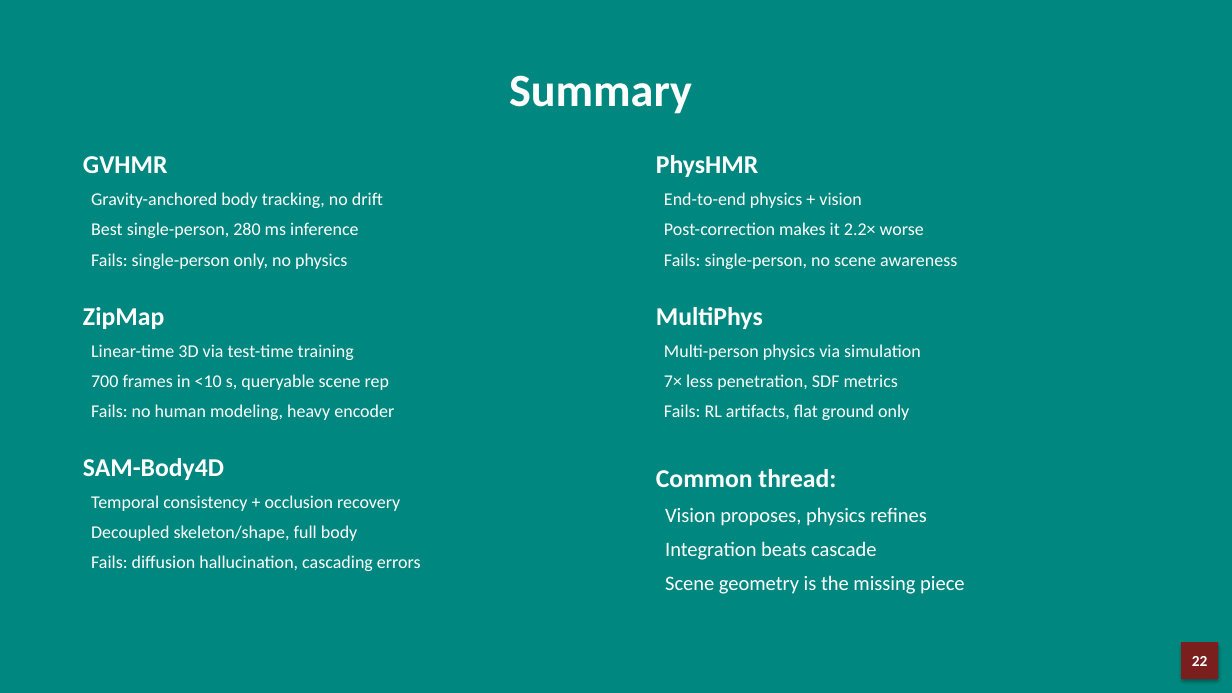
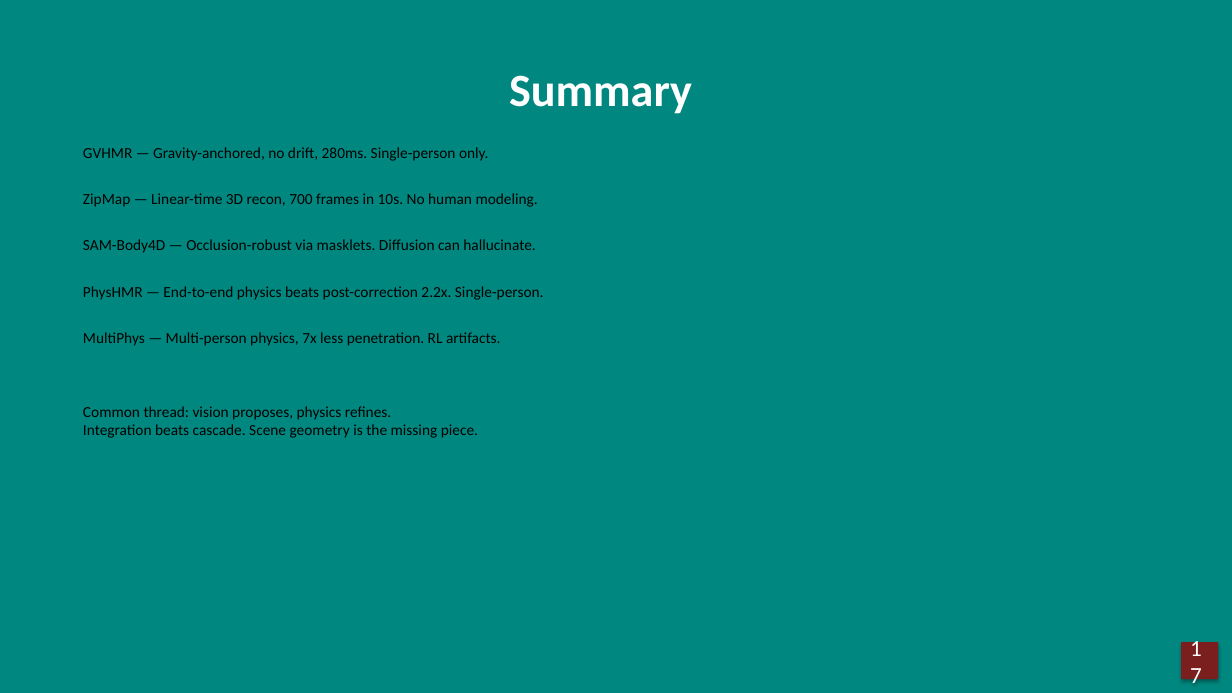
Before and after one commit to JCNTH/Pact3D, a slide deck: slide 17 of Paper_DeepDives.pptx (slide 22 before the commit). Drawn at 1232x693 pixels with LibreOffice and Linux fonts; fonts in the diff are those of the drawing. Boxes give left, top, right and bottom in pixels: in the first picture for what was removed or moved away, otherwise in the second. Text is boxed around its words. In the diff, an @@ line names an element or a change of style, - is before the commit and + after.

```diff
--- a/Paper_DeepDives.pptx
+++ b/Paper_DeepDives.pptx
@@ text at <box>83,147,544,438</box>: text changed; size 14 to 12 pt; text colour #FFFFFF to #000000 @@
-GVHMR
-Gravity-anchored body tracking, no drift
-Best single-person, 280 ms inference
-Fails: single-person only, no physics
-ZipMap
-Linear-time 3D via test-time training
-700 frames in <10 s, queryable scene rep
-Fails: no human modeling, heavy encoder
-SAM-Body4D
-Temporal consistency + occlusion recovery
-Decoupled skeleton/shape, full body
-Fails: diffusion hallucination, cascading errors
+GVHMR — Gravity-anchored, no drift, 280ms. Single-person only.
+ZipMap — Linear-time 3D recon, 700 frames in 10s. No human modeling.
+SAM-Body4D — Occlusion-robust via masklets. Diffusion can hallucinate.
+PhysHMR — End-to-end physics beats post-correction 2.2x. Single-person.
+MultiPhys — Multi-person physics, 7x less penetration. RL artifacts.
+Common thread: vision proposes, physics refines.
+Integration beats cascade. Scene geometry is the missing piece.
@@ text removed at <box>656,155,964,594</box> @@
-PhysHMR
-End-to-end physics + vision
-Post-correction makes it 2.2× worse
-Fails: single-person, no scene awareness
-MultiPhys
-Multi-person physics via simulation
-7× less penetration, SDF metrics
-Fails: RL artifacts, flat ground only
-Common thread:
-Vision proposes, physics refines
-Integration beats cascade
-Scene geometry is the missing piece
@@ text in rectangle at <box>1192,656,1208,666</box>: text changed; size 12 to 18 pt; bold off @@
-22
+17
```
Also in this commit, not shown: 16 other slides changed, 5 slides removed.
